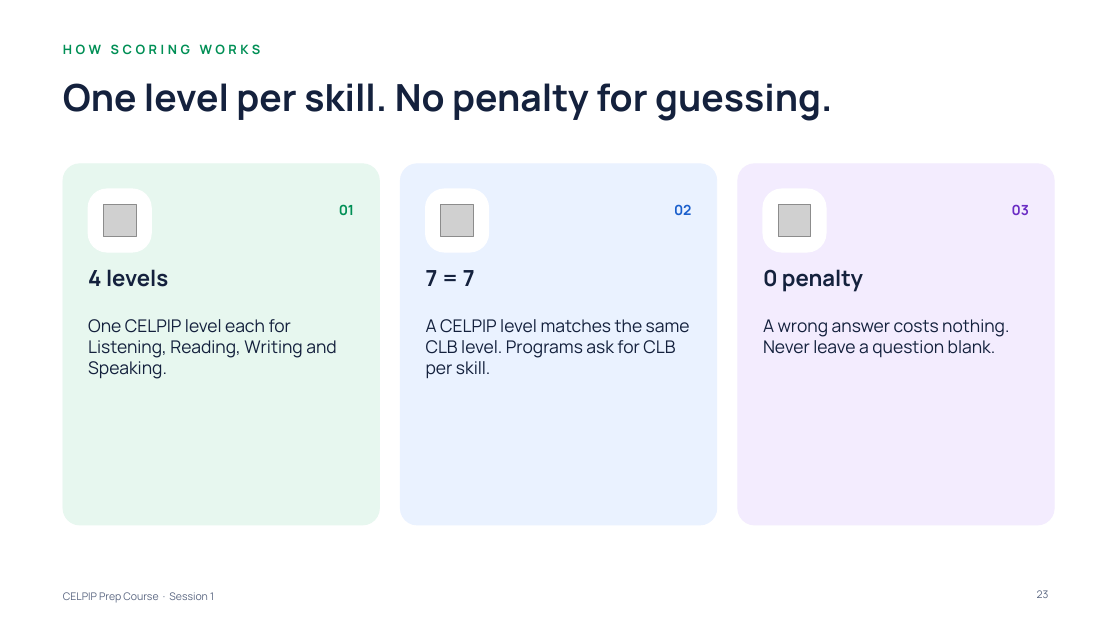
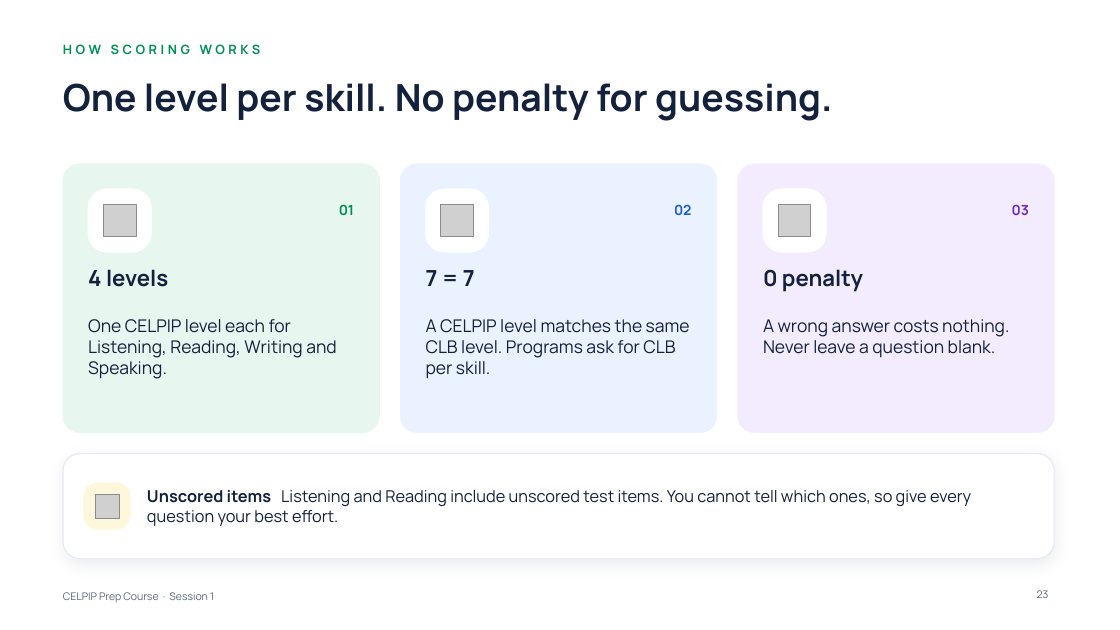
Before and after one commit to learnovateqa/The_English_Academy_CELPIP, a slide deck: slide 23 of decks/session-01.pptx. Drawn at 1120x630 pixels with LibreOffice and Linux fonts; fonts in the diff are those of the drawing; grey boxes stand for pictures. Boxes give left, top, right and bottom in pixels: in the first picture for what was removed or moved away, otherwise in the second. Text is boxed around its words. In the diff, an @@ line names an element or a change of style, - is before the commit and + after.

```diff
--- a/decks/session-01.pptx
+++ b/decks/session-01.pptx
@@ rounded rectangle: place and size @@
-rounded rectangle at (63,164,380,525)
+rounded rectangle at (63,164,380,433)
@@ rounded rectangle: place and size @@
-rounded rectangle at (401,164,718,525)
+rounded rectangle at (401,164,718,433)
@@ proportions changed in 3 elements at (63,164,380,433), (401,164,718,433), (738,164,1054,433) @@
@@ rounded rectangle: place and size @@
-rounded rectangle at (738,164,1054,525)
+rounded rectangle at (738,164,1054,433)
@@ rounded rectangle added at (63,454,1054,559), fill #FFFFFF, outline #E6E9F2 1 pt @@
@@ rounded rectangle added at (84,483,130,529), fill #FFF7DB, outline #FFF7DB 1 pt @@
@@ picture added at (95,494,119,518) @@
@@ text added at (147,490,971,526), 14 pt, text #14213D @@
+Unscored items Listening and Reading include unscored test items. You cannot tell which ones, so give every question your best effort.
```
Also in this commit, not shown: 2 other slides changed, 1 slide added, 10 other files.
